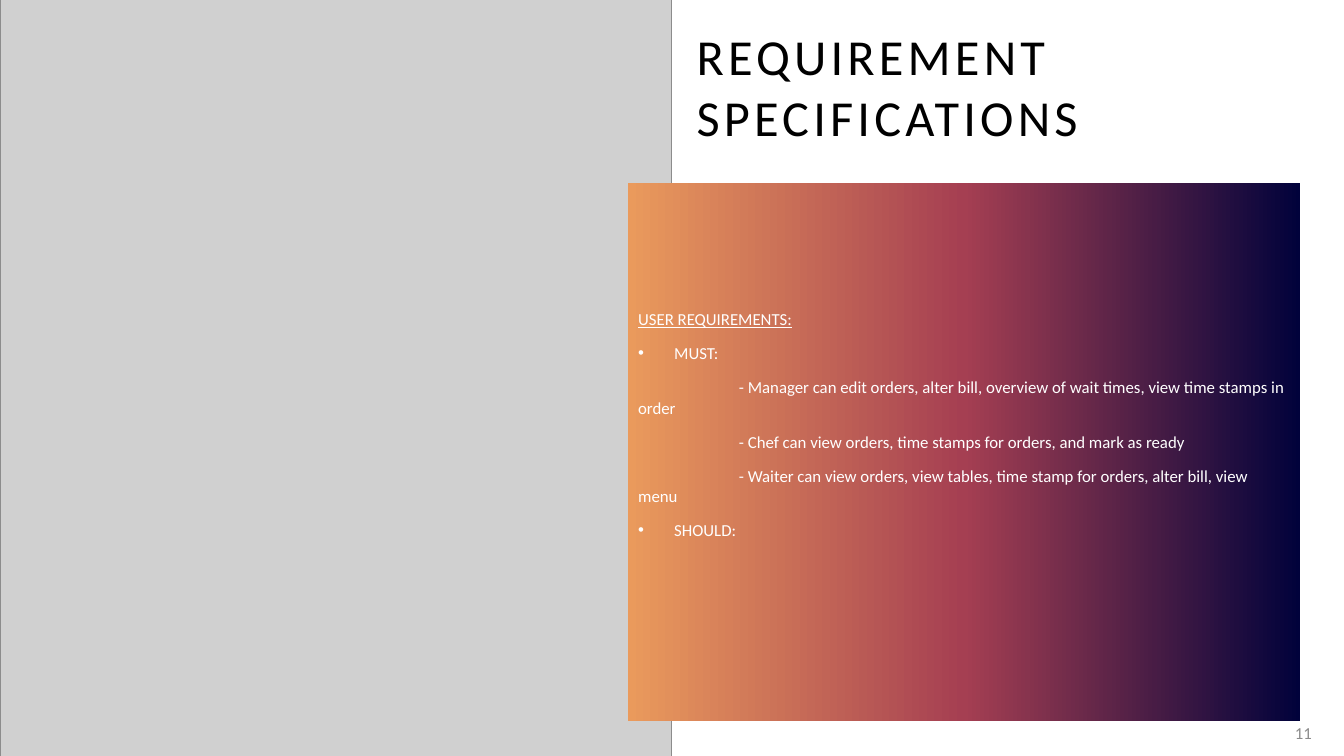
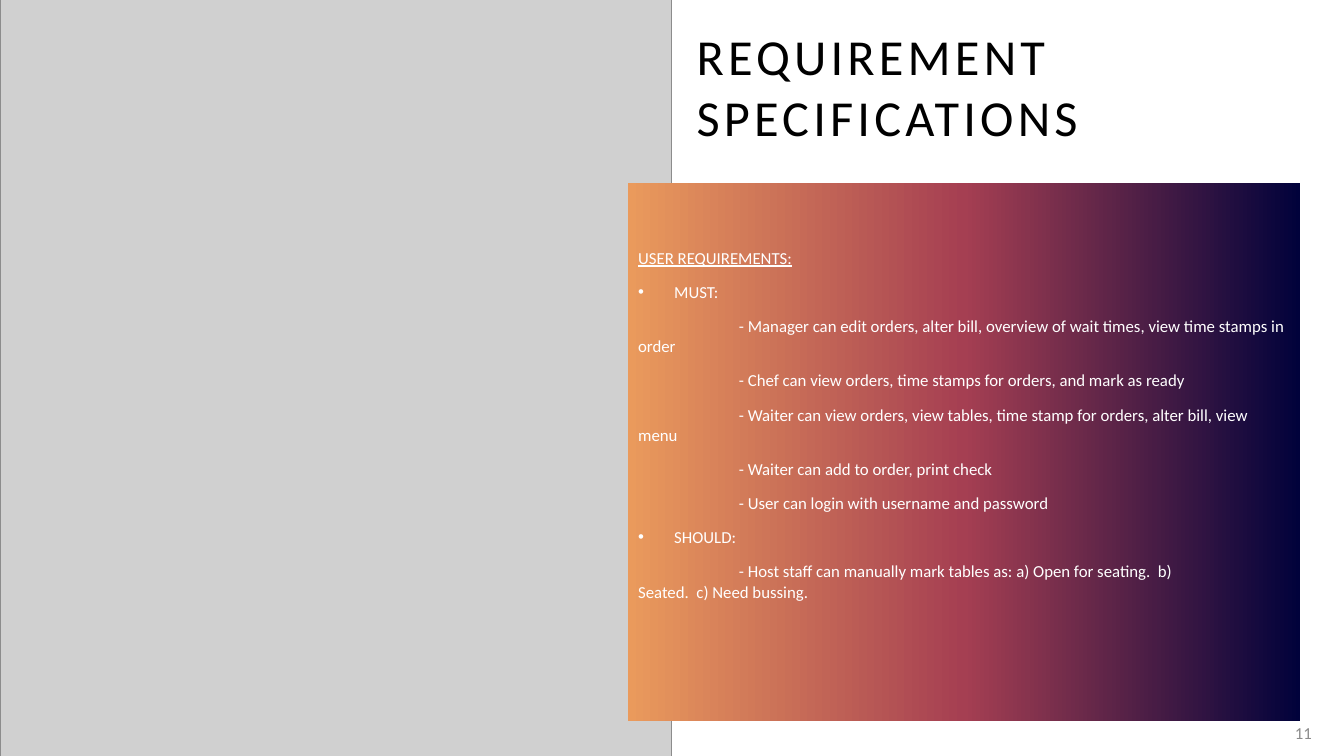
Before and after one commit to KL-3/CentRes, a slide deck: slide 11 of CentRes.pptx. Drawn at 1344x756 pixels with LibreOffice and Linux fonts; fonts in the diff are those of the drawing; grey boxes stand for pictures. Boxes give left, top, right and bottom in pixels: in the first picture for what was removed or moved away, otherwise in the second. Text is boxed around its words. In the diff, an @@ line names an element or a change of style, - is before the commit and + after.

```diff
--- a/CentRes.pptx
+++ b/CentRes.pptx
@@ text at (748,463,1048,512): paragraphs added @@
+- Waiter can add to order, print check
+- User can login with username and password
@@ text at (638,565,1172,601): paragraph added @@
+- Host staff can manually mark tables as: a) Open for seating. b) Seated. c) Need bussing.
```
Also in this commit, not shown: 2 other slides changed.
